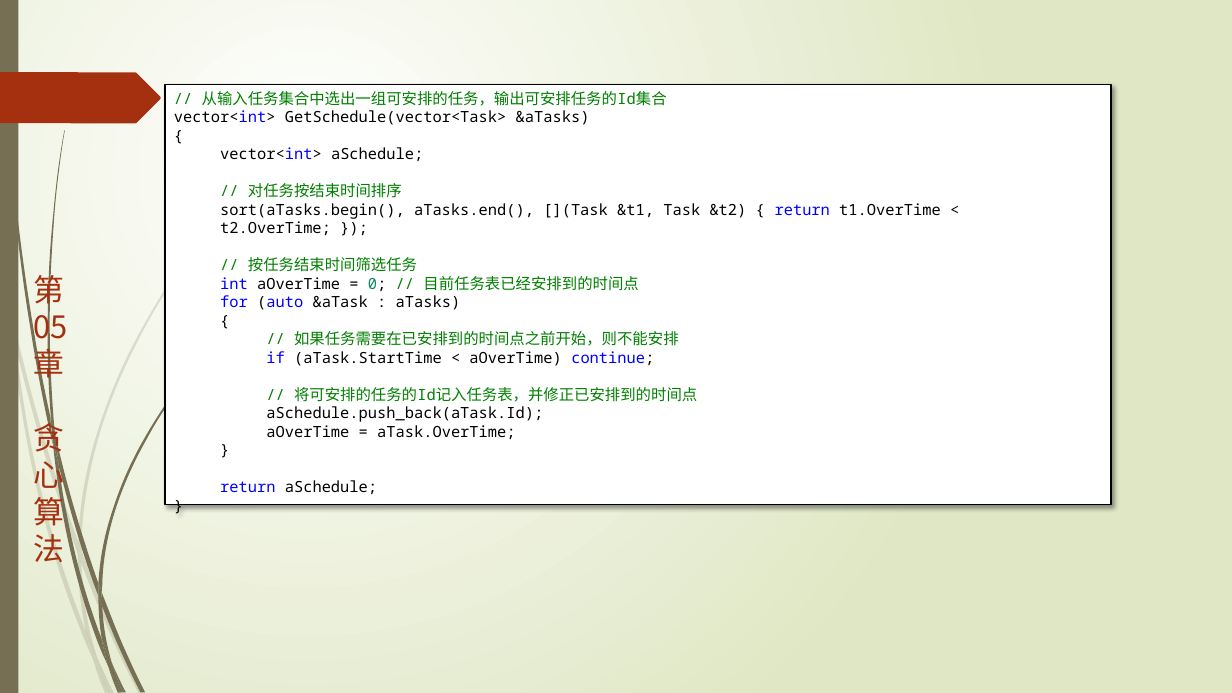
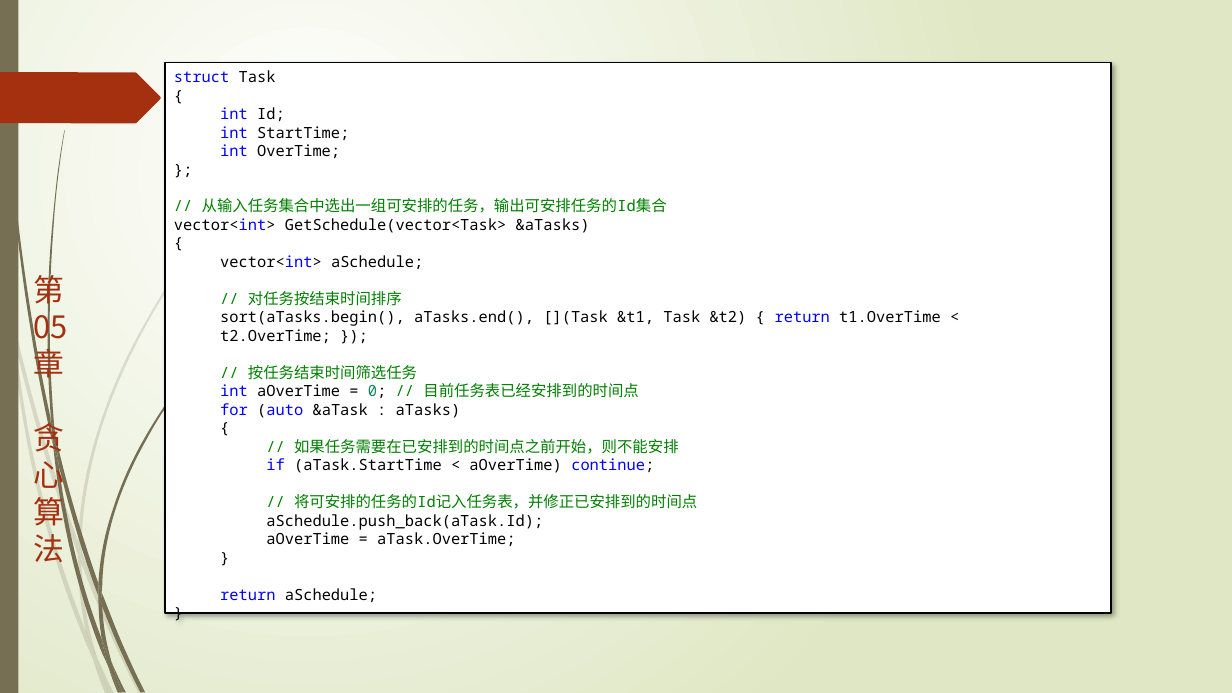
Before and after one commit to TeacherPeng/AlgorithmDesign, a slide deck: slide 9 of 教案/第05章.贪心算法.pptx. Drawn at 1232x693 pixels with LibreOffice and Linux fonts; fonts in the diff are those of the drawing. Boxes give left, top, right and bottom in pixels: in the first picture for what was removed or moved away, otherwise in the second. Text is boxed around its words. In the diff, an @@ line names an element or a change of style, - is before the commit and + after.

```diff
--- a/教案/第05章.贪心算法.pptx
+++ b/教案/第05章.贪心算法.pptx
@@ rectangle "struct Task": place and size @@
-rectangle "struct Task" at (165,85,1111,505)
+rectangle "struct Task" at (165,63,1111,614)
@@ text in rectangle at (174,70,349,158): paragraphs added @@
+struct Task
+{
+  int Id;
+  int StartTime;
+  int OverTime;
+};
```
Also in this commit, not shown: 4 other slides changed, 1 slide added, 2 other files.
